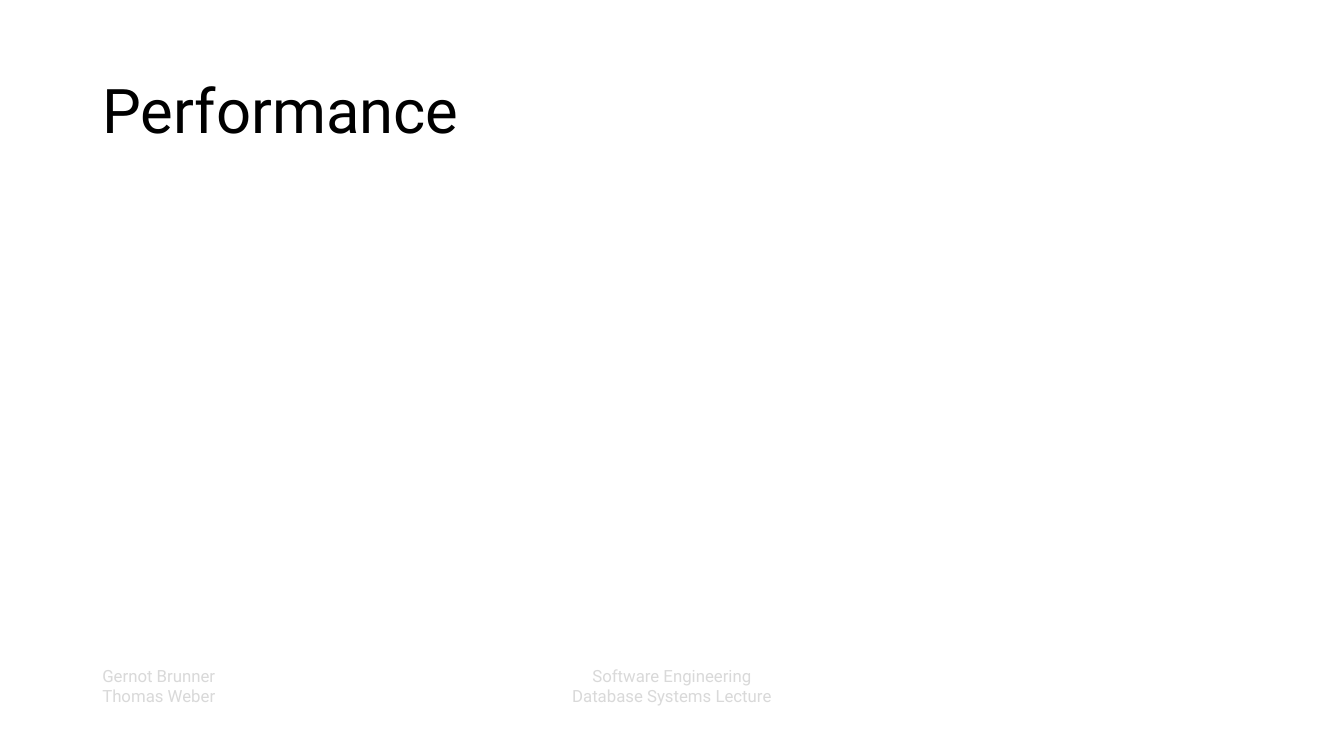
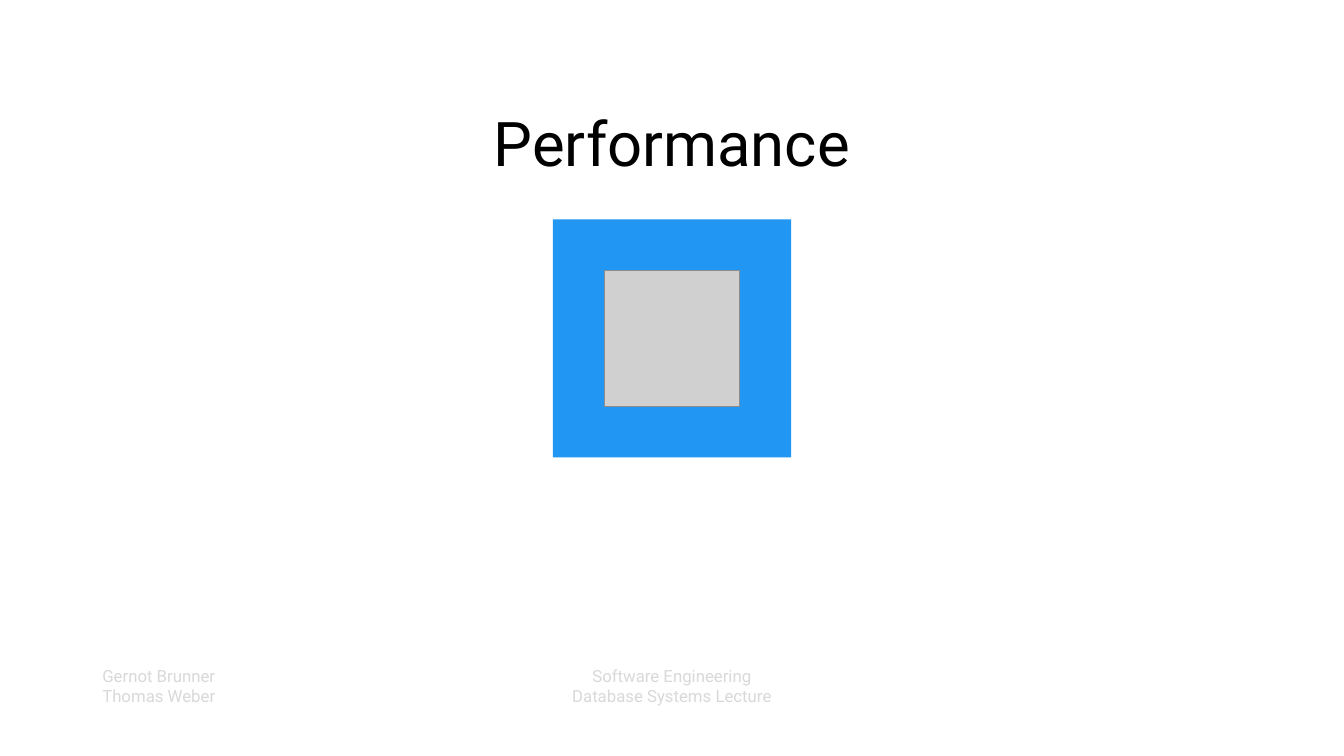
Before and after one commit to elordin/dbs, a slide deck: slide 8 of slides.pptx (slide 10 before the commit). Drawn at 1344x756 pixels with LibreOffice and Linux fonts; fonts in the diff are those of the drawing; grey boxes stand for pictures; background and template pictures are left out. Boxes give left, top, right and bottom in pixels: in the first picture for what was removed or moved away, otherwise in the second. Text is boxed around its words. In the diff, an @@ line names an element or a change of style, - is before the commit and + after.

```diff
--- a/slides.pptx
+++ b/slides.pptx
@@ title "Performance": place and size @@
-title "Performance" at box(102, 86, 458, 134)
+title "Performance" at box(494, 119, 850, 167)
@@ title "Performance" at box(494, 119, 850, 167): alignment left to centre @@
@@ rectangle added at box(554, 220, 791, 458), fill #2196F3 @@
@@ picture added at box(604, 270, 740, 406) @@
```
Also in this commit, not shown: 7 other slides changed, 12 slides added, 1 slide removed.
